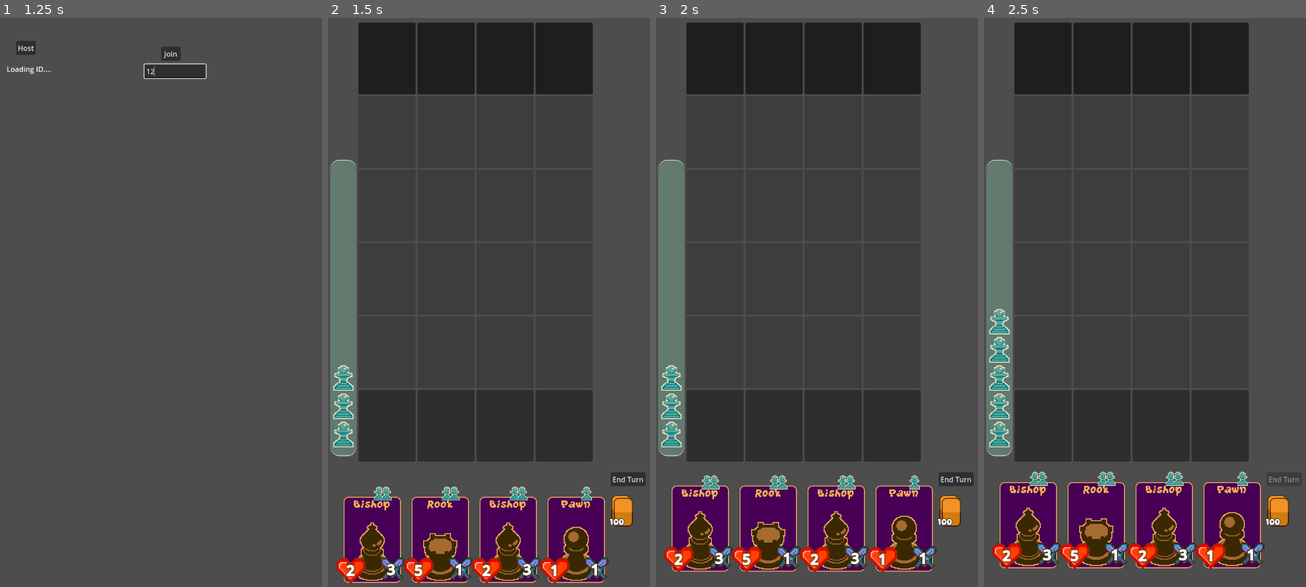
Above: before the commit, frames 1-4 (left to right).
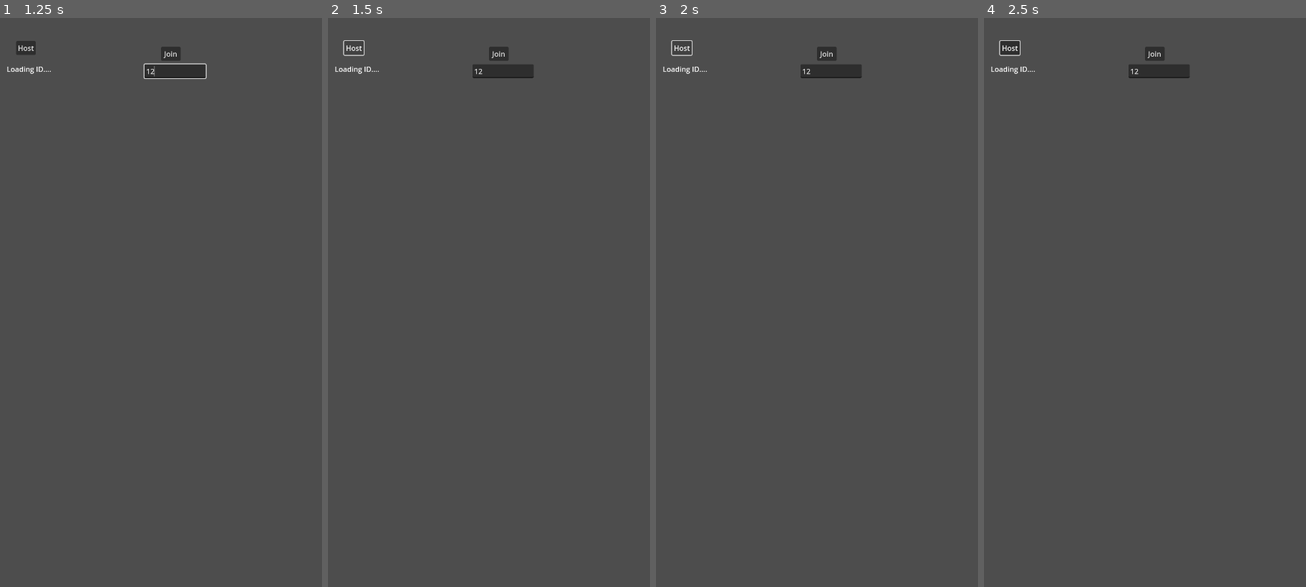
Above: after the commit, the same moments.

Repository: Meansofa/LevelUpJam
Game: Godot game, scene res://main.tscn
Two runs of this game, one before a commit and one after it. Both use one fixed random seed, a clock stepped at 60 frames per second and the inputs below. The engine's default icon, where the game draws it, is replaced by a stand-in: a white triangle on a blue panel in a dark square.
Inputs (mouse positions are in pixels of both pictures, inside the frame that each line leads up to):
- Up to frame 1 (1.25 s): click (173, 69) at 0.52 s; type "12" at 0.6 s
- Up to frame 2 (1.5 s): click "Host" at 1.25 s
- Up to frame 3 (2 s): no input
- Up to frame 4 (2.5 s): click (1283, 478) at 2 s, where only the run before the commit has a clickable "End Turn"

Frame 1 is identical in both runs. In frame 2, 33% of the frame differs, in the area x 0-99%, y 0-100%; in frame 3, 33%; in frame 4, 33%.
Error after the commit: Parse Error: Identifier "NodeTunnelPeer" not declared in the current scope. (res://Script/main.gd:6)

Commit message:
Attack animation working

Diff:
--- a/Script/card.gd
+++ b/Script/card.gd
@@ -1,4 +1,6 @@
 extends Area2D
+
+@onready var animation_player : AnimationPlayer = %AnimationPlayer
 
 func update_visuals(pawn : piece):
 	change_health(pawn.health)
@@ -7,7 +9,11 @@
 
 func is_pawn_dead(pawn : piece) -> bool:
 	if pawn.health <= 0:
-		%AnimationPlayer.play("death")
+		print(pawn.team, pawn, ": dead")
+		if animation_player.is_playing():
+			animation_player.queue("death")
+		else:
+			animation_player.play("death")
 		return true
 	#print(pawn.name, ": health: ", pawn.health)
 	return false
@@ -22,22 +28,26 @@
 func change_texture(value : CompressedTexture2D):
 	%pawn_texture.texture_normal = value
 
-func attack_opponent() -> bool:
+func attack_opponent(opponent_square : Area2D, opponent_piece : piece) -> bool:
 	z_index = 100
-	%AnimationPlayer.play("attack_opponent")
-	await %AnimationPlayer.animation_finished
-	%AnimationPlayer.play_backwards("attack_opponent")
-	await %AnimationPlayer.animation_finished
+	animation_player.play("attack_opponent")
+	await animation_player.animation_finished
+	animation_player.play_backwards("attack_opponent")
+	await animation_player.animation_finished
 	z_index = 0
+
+	opponent_square.update_visuals(opponent_piece) #update the health value
 
 	return true
 
-func attack_player() -> bool:
+func attack_player(player_square : Area2D, player_piece : piece) -> bool:
 	z_index = 100
-	%AnimationPlayer.play("attack_player")
-	await %AnimationPlayer.animation_finished
-	%AnimationPlayer.play_backwards("attack_player")
-	await %AnimationPlayer.animation_finished
+	animation_player.play("attack_player")
+	await animation_player.animation_finished
+	animation_player.play_backwards("attack_player")
+	await animation_player.animation_finished
 	z_index = 0
 
+	player_square.update_visuals(player_piece) #update the health value
+
 	return true
--- a/Script/game_play.gd
+++ b/Script/game_play.gd
@@ -7,7 +7,7 @@
 
 var player_cards = []
 
-#called from slot.gd
+#called from slot.gd >>>>>>>>>>>>>>>>>>>>>>>>>>>>
 func place_piece(slot_number : int, card_name : String):
 	var player_id = multiplayer.get_unique_id()
 
@@ -37,6 +37,7 @@
 
 	update_simulation()
 	view_board()
+#<<<<<<<<<<<<<<<<<<<<<<<<<<<<<<<<<<<<<<<<<<<<<<<<<
 
 func calculate_index(x:int, y:int) -> int:
 	return (x*cols) + y
@@ -52,9 +53,9 @@
 				if front_piece is piece:
 					if front_piece.team == piece.teams.opponent:
 						if pawn.attack_mode:
-							await square.attack_opponent() #IMPORTANT-------------------
 							front_piece.health -= pawn.damage
-							front_square.update_visuals(front_piece) #update the health value
+							square.attack_opponent(front_square, front_piece) #IMPORTANT using await, only this function will wait, other functions will keep on going, so this will get delayed
+							print("front_piece.health: ", front_piece.health)
 						else:
 							pawn.attack_mode = true
 					else:
@@ -65,15 +66,16 @@
 				if front_piece is piece:
 					if front_piece.team == piece.teams.player:
 						if pawn.attack_mode:
-							await square.attack_player()#IMPORTANT-------------------
 							front_piece.health -= pawn.damage
-							front_square.update_visuals(front_piece) #update the health value
+							square.attack_player(front_square, front_piece)#IMPORTANT using await, only this function will wait, other functions will keep on going, so this will get delayed
+							print("front_piece.health: ", front_piece.health)
 						else:
 							pawn.attack_mode = true
 					else:
 						pawn.attack_mode = false
+	print(name, "> attack phase finished")
 
-#IMPORTANT----------------------------------------------
+#IMPORTANT-only runs if end turn is pressed---------------------------------------------
 func simulate():
 	var player_id = multiplayer.get_unique_id()
 	who_clicked_end_turn(player_id)
@@ -83,8 +85,10 @@
 func who_clicked_end_turn(player_id): #you still need to put it as a parameter of the function
 	if multiplayer.get_unique_id() == player_id: #If you clicked end turn
 		%EndTurn.disabled = true  #disable your end turn so opponent can use end turn
+		print(player_id, ": clicked: ", " %EndTurn.disabled: ", %EndTurn.disabled)
 	else: #If the player id was the opponent
 		%EndTurn.disabled = false #if opponent clicked end turn it's your turn to click it
+		print(player_id, ": clicked: ", " %EndTurn.disabled: ", %EndTurn.disabled)
 	player_move() #move the player first
 	opponent_move() #move the opponent's pieces
 	view_board()
@@ -102,7 +106,7 @@
 			if pawn is piece:
 				square.visible = true #show the pawn
 				if square.is_pawn_dead(pawn): #run animiation pawn dead if true
-					board[x][y] = calculate_index(x, y)
+					board[x][y] = calculate_index(x, y) #replace the cell with index
 				else: #if false
 					square.update_visuals(pawn)
 			else:
@@ -134,10 +138,8 @@
 			var reverse_x = rows - (x + 1) #first index(0) becomes last index(23)
 			var reverse_y = cols - (y + 1) #first index(0) becomes last index(23)
 			var player_id = multiplayer.get_unique_id()
-			print( player_id, ": reverse_x: ", reverse_x)
 			if board[reverse_x][reverse_y] is piece and board[reverse_x][reverse_y].team == piece.teams.opponent:
 				var opponent_piece = board[reverse_x][reverse_y]
-				#print("reverse_x + 1: ", reverse_x + 1)
 				if board[reverse_x + 1][reverse_y] is piece: #check if forward is a piece
 					continue #skip the next lines of code and move to the next loop
 				#Move if possible
@@ -163,6 +165,7 @@
 		board.append(row)
 
 func view_board():
+	return
 	print(">>>>>>>>>>>>>>>>>>>>>>>>>>")
 	var player_id = multiplayer.get_unique_id()
 	print(" view_board() player_id: ", player_id)
--- a/Script/player_scene.gd
+++ /dev/null
@@ -1,22 +0,0 @@
-extends Node2D
-
-func _on_health_pressed() -> void:
-	#$health_bar.text = str(int($health_bar.text) - 1)
-
-	#Get the player id of the player who clicked this button
-	#host's player id is always 1
-	var player_id = multiplayer.get_unique_id()
-
-	_who_clicked_who(player_id) #This updates your side
-	rpc("_who_clicked_who", player_id) #This updates for the other players
-
-
-@rpc("any_peer")
-func _who_clicked_who(player_id):
-	print("player_id: ", player_id)
-	print("multiplayer.get_unique_id(): ",multiplayer.get_unique_id())
-	if multiplayer.get_unique_id() == player_id: #if you cliked the button the other player gets damage(Check their screen if their green character has decreased health)
-		var enemy_health_bar = get_parent().get_node("OpponentScene/health_bar")
-		enemy_health_bar.text = str(int(enemy_health_bar.text) - 1)
-	else: #if the player clicked the button meaning you take damage
-		$health_bar.text = str(int($health_bar.text) - 1)
--- a/main.tscn
+++ b/main.tscn
@@ -1,6 +1,6 @@
 [gd_scene load_steps=4 format=3 uid="uid://1ii02qh8q237"]
 
-[ext_resource type="Script" uid="uid://dfnwfg116r5h7" path="res://main_localhost.gd" id="1_h2yge"]
+[ext_resource type="Script" uid="uid://cnxb5wywldhy3" path="res://Script/main.gd" id="1_h2yge"]
 [ext_resource type="PackedScene" uid="uid://c0qpjsiu58e47" path="res://opponent_scene.tscn" id="3_h2yge"]
 [ext_resource type="PackedScene" uid="uid://cv50k8ineexkg" path="res://game_play.tscn" id="4_1bvp3"]
 
--- a/player_scene.tscn
+++ /dev/null
@@ -1,31 +0,0 @@
-[gd_scene load_steps=3 format=3 uid="uid://bac0wa6usgxao"]
-
-[ext_resource type="Script" uid="uid://cm04enseqggro" path="res://Script/player_scene.gd" id="1_g5c48"]
-[ext_resource type="Texture2D" uid="uid://cosfisv3mpfiq" path="res://icon.svg" id="1_g662q"]
-
-[node name="PlayerScene" type="Node2D"]
-script = ExtResource("1_g5c48")
-
-[node name="Icon" type="Sprite2D" parent="."]
-modulate = Color(0, 1, 0, 1)
-position = Vector2(188, 221)
-texture = ExtResource("1_g662q")
-
-[node name="Health" type="Button" parent="."]
-offset_left = 847.0
-offset_top = 311.0
-offset_right = 924.0
-offset_bottom = 342.0
-text = "-1 health"
-
-[node name="health_bar" type="RichTextLabel" parent="."]
-offset_left = 153.0
-offset_top = 130.0
-offset_right = 193.0
-offset_bottom = 170.0
-bbcode_enabled = true
-text = "100"
-fit_content = true
-autowrap_mode = 2
-
-[connection signal="pressed" from="Health" to="." method="_on_health_pressed"]
Not shown, removed: Script/player_scene.gd.uid
